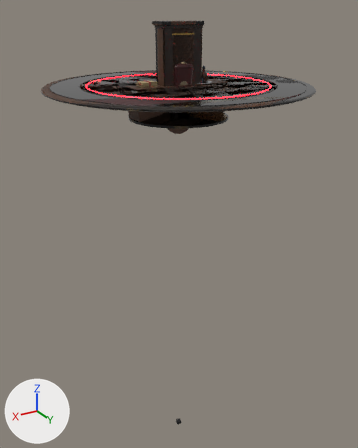
The FBX model art/export/DeathsGambitModels_Meeting.fbx: old version first, new version second.
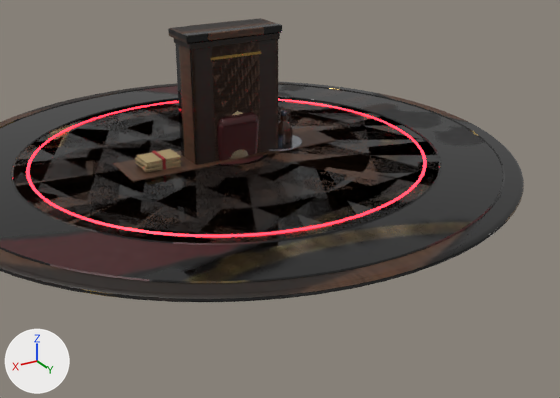
Each version is shown whole from a 50 mm camera at (25.7, 43.0, 9.9) aimed at (3.3, 5.6, -8.9), then close up from a 50 mm camera at (15.4, 30.2, 15.4) aimed at (-1.0, 2.8, 1.7). The axes (+X, +Y, +Z) are drawn at lower left. The lights are the same throughout. The last two pictures show the newer version. Where no turn or scale is listed for an object, it has been applied to the vertices.

Objects in the first close-up: 'BookcaseTall', 'Sideboard', 'SpeakerColumn', 'WarChair', 'WarTable', 'WarTable_Glow' and 1 more.
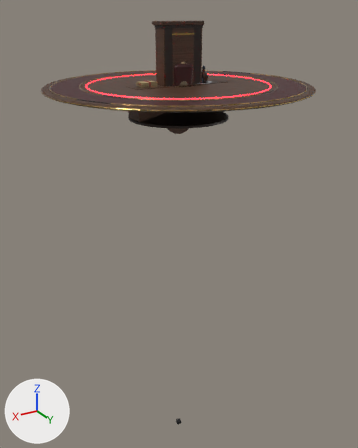
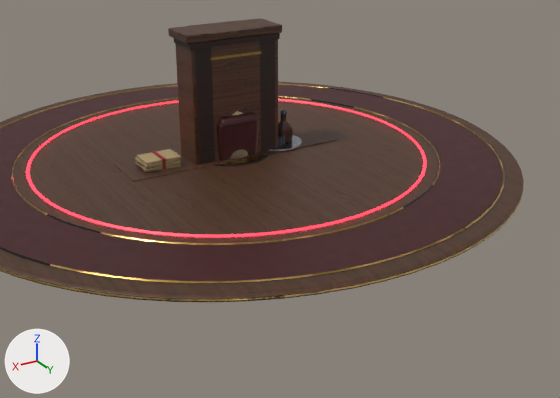
Pixel boxes [x1, y1, x2, y2] of what changed, in the close-ups (560 x 398 px; the box of a moved part takes in the faces that stretch with it):
part 1 of me_bookcasetall, moved or reshaped
    before: [190, 33, 278, 165]
    after: [194, 39, 275, 164]
part 2 of me_bookcasetall, surface changed
    both: [169, 18, 282, 50]
part 3 of me_wartable, deleted
    before: [13, 97, 439, 243]
part 4 of me_wartable, surface changed
    both: [0, 82, 524, 302]

Patch to the scene script:
```diff
--- a/art/export/DeathsGambitModels_Meeting.fbx.py
+++ b/art/export/DeathsGambitModels_Meeting.fbx.py
@@ me_bookcasetall @@
 me_bookcasetall.from_pydata(...)  # 1668 vertices, 1470 faces; spans x -2.3..2.3, y -0.95..0.95, z 0.0..9.01
 # used by ob_bookcasetall; location = (0.0, 0.0, 0.0)
+# me_bookcasetall part 1: the loose piece of 8 vertices spanning x -2.1..2.1, y 0.78..0.9, z 0.2..8.8 is scaled about the mesh origin by (0.929, 1, 1)
+# me_bookcasetall part 2: 993 kept faces spanning x -2.28..2.28, y -0.95..0.95, z 0.0..9.01 get new texture (UV) coordinates
 me_bookcasetall.materials.append(mat_m_bookcasetall)
@@ me_wartable @@
 # used by ob_wartable; location = (0.0, 0.0, 0.0)
-me_wartable.from_pydata(...)  # 2616 vertices, 2490 faces; spans x -13.1..13.1, y -13.1..13.1, z 0.0..3.3
+me_wartable.from_pydata(...)  # 2616 vertices, 2488 faces; spans x -13.1..13.1, y -13.1..13.1, z 0.0..3.3
+# me_wartable part 3
+# 2 faces are deleted
+# me_wartable part 4: 2463 kept faces spanning x -13.1..13.1, y -13.1..13.1, z 0.0..3.3 get new texture (UV) coordinates
 me_wartable.materials.append(mat_m_wartable)
```
